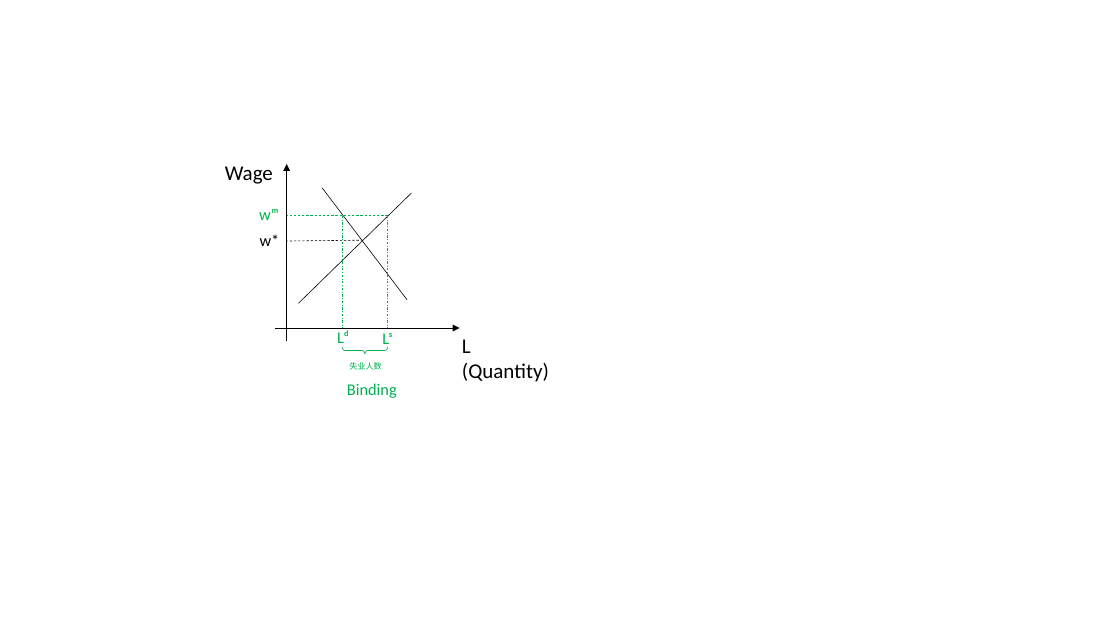
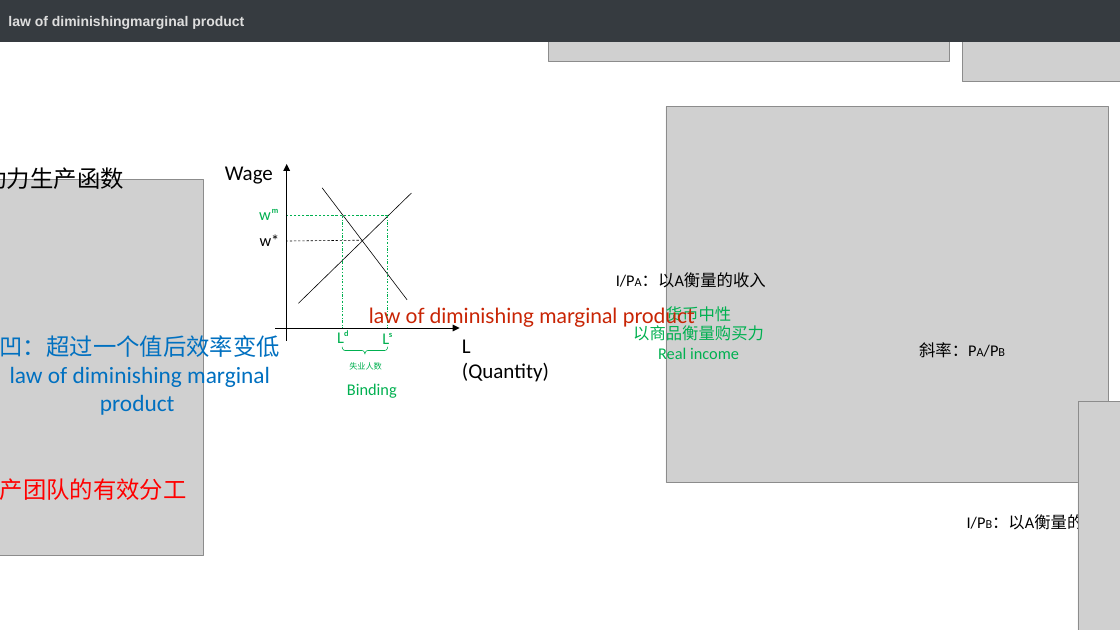
Before and after one commit to lwxisastudent/notes_markdowns, a slide deck: slide 6 of 演示文稿1.pptx. Drawn at 1120x630 pixels with LibreOffice and Linux fonts; fonts in the diff are those of the drawing; grey boxes stand for pictures; background and template pictures are left out. Boxes give left, top, right and bottom in pixels: in the first picture for what was removed or moved away, otherwise in the second. Text is boxed around its words. In the diff, an @@ line names an element or a change of style, - is before the commit and + after.

```diff
--- a/演示文稿1.pptx
+++ b/演示文稿1.pptx
@@ rectangle added at [0,0,1120,42], fill #363B40, 12 pt, text #DEDEDE, bold @@
+law of diminishingmarginal product
@@ picture added at [549,0,949,61] @@
@@ picture added at [962,0,1120,82] @@
@@ picture added at [666,107,1109,482] @@
@@ text added at [0,163,124,189], 20 pt, text #000000 @@
+一般的劳动力生产函数
@@ picture added at [0,180,204,555] @@
@@ text added at [616,270,766,292], 14 pt, text #000000 @@
+I/PA：以A衡量的收入
@@ text added at [369,304,695,327], 18 pt, text #C82404 @@
+law of diminishing marginal product
@@ text added at [633,303,764,364], 14 pt, text #00B050 @@
+货币中性
+以商品衡量购买力
+Real income
@@ text added at [0,332,280,415], 20 pt, text #0070C0 @@
+凹：超过一个值后效率变低
+law of diminishing marginal product
@@ text added at [919,342,977,358], 14 pt, text #000000 @@
+斜率：PA/PB
@@ picture added at [1078,402,1120,630] @@
@@ text added at [0,478,187,500], 20 pt, text #FF0000 @@
+凸：⽣产团队的有效分⼯
@@ text added at [967,511,1116,533], 14 pt, text #000000 @@
+I/PB：以A衡量的收入
```
Also in this commit, not shown: 36 other files.
